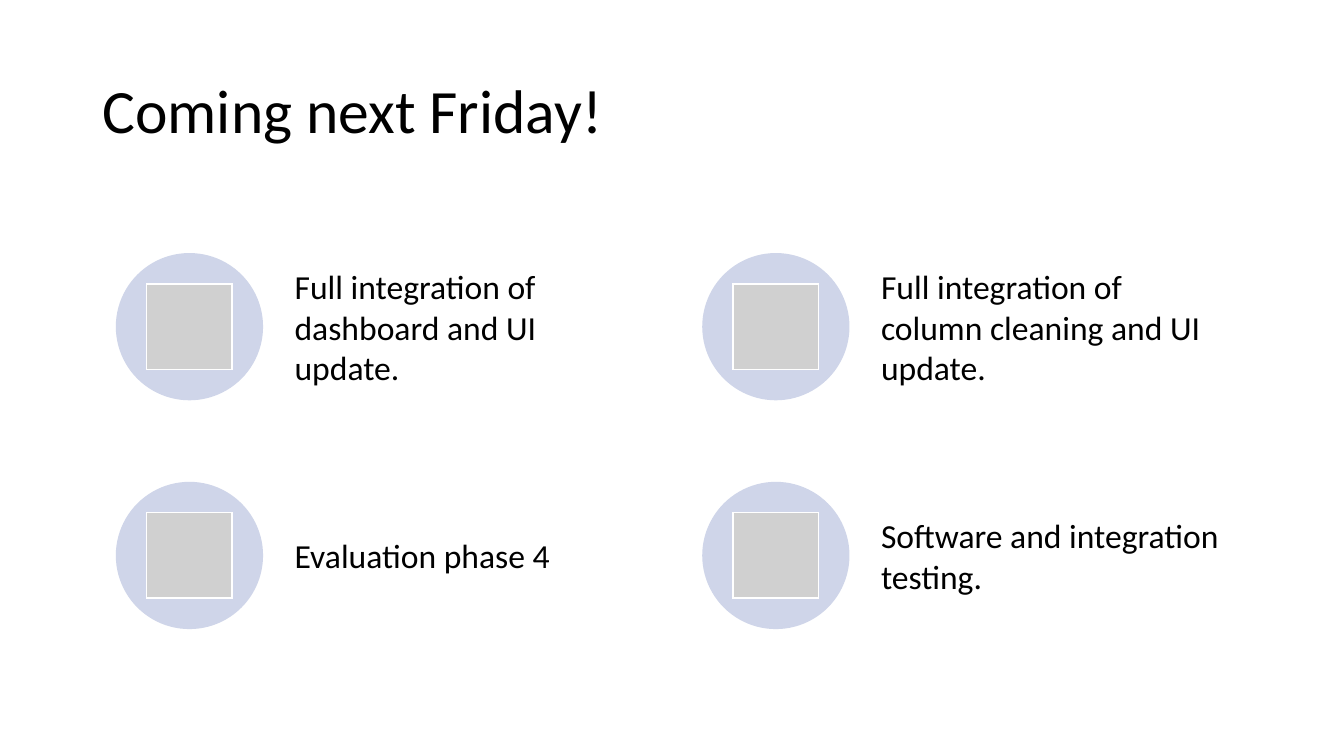
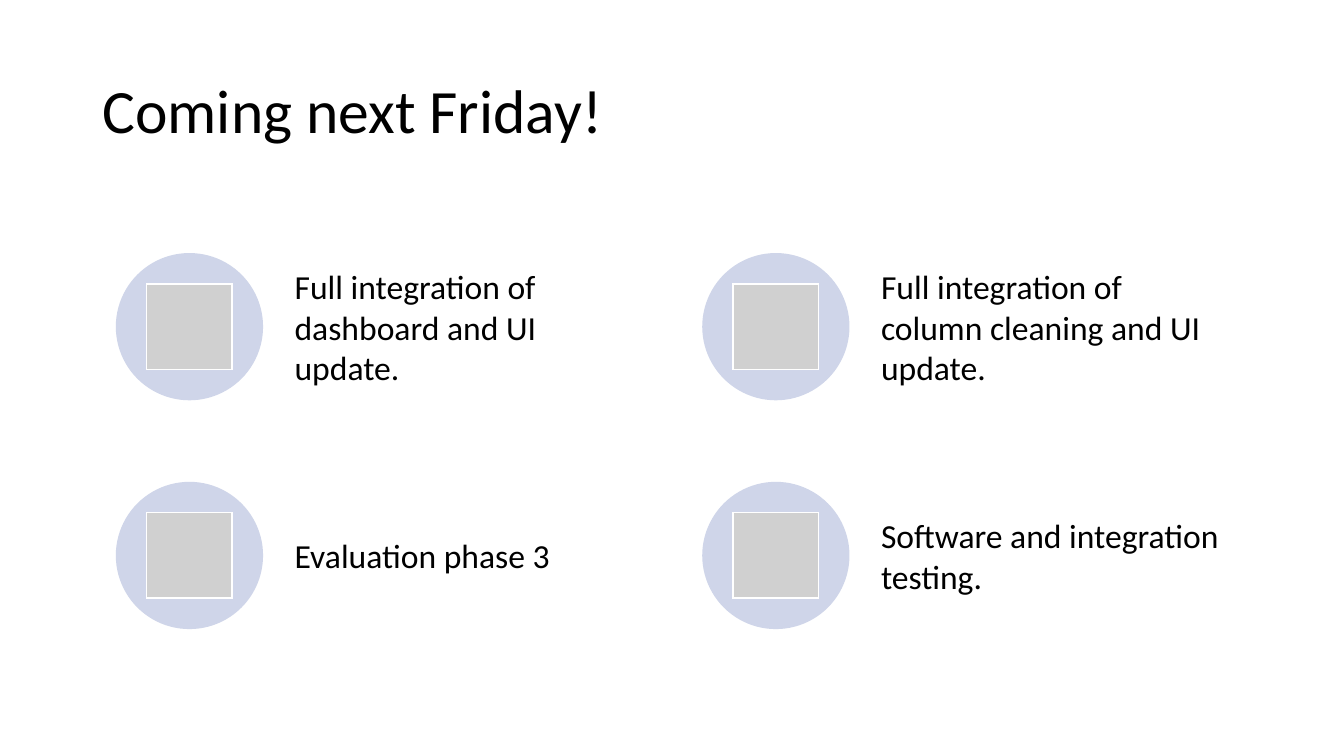
Before and after one commit to SeanMcCrossanTUD/TUD-Group-Project, a slide deck: slide 8 of Project supporting Artifacts/Friday Presentations/presentation_Friday_0112.pptx (slide 4 before the commit). Drawn at 1344x756 pixels with LibreOffice and Linux fonts; fonts in the diff are those of the drawing; grey boxes stand for pictures. Boxes give left, top, right and bottom in pixels: in the first picture for what was removed or moved away, otherwise in the second. Text is boxed around its words. In the diff, an @@ line names an element or a change of style, - is before the commit and + after.

```diff
--- a/Project supporting Artifacts/Friday Presentations/presentation_Friday_0112.pptx
+++ b/Project supporting Artifacts/Friday Presentations/presentation_Friday_0112.pptx
@@ text at bbox=[295, 544, 550, 574]: text changed @@
-Evaluation phase 4
+Evaluation phase 3
```
Also in this commit, not shown: 2 other slides changed, 4 slides added.
